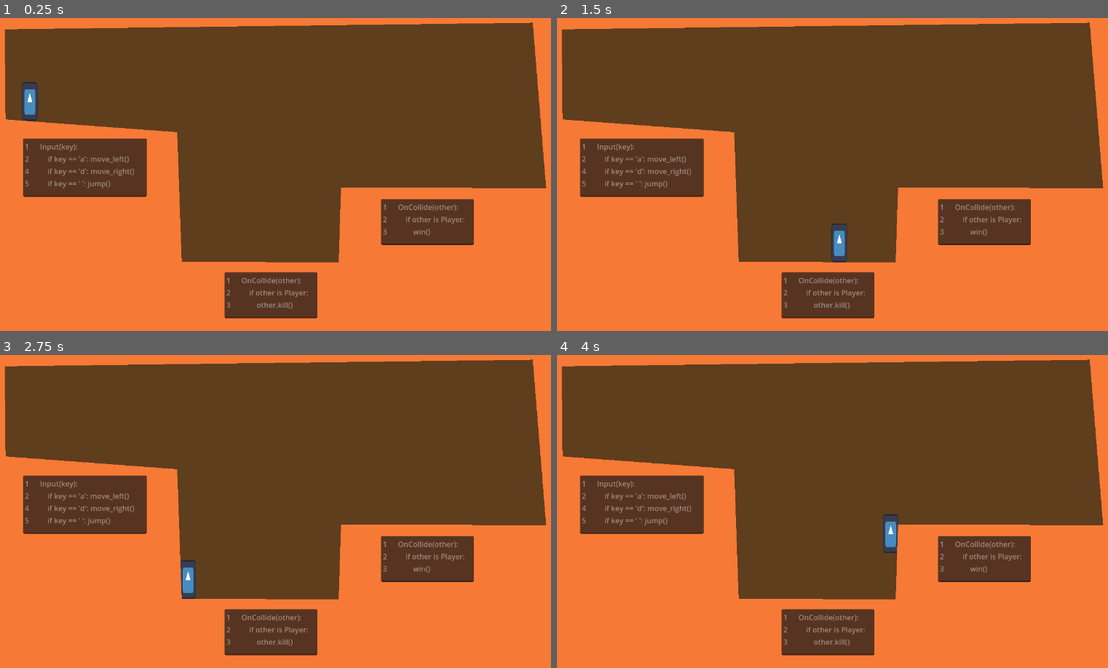
Above: before the commit, frames 1-4 (two rows, left to right).
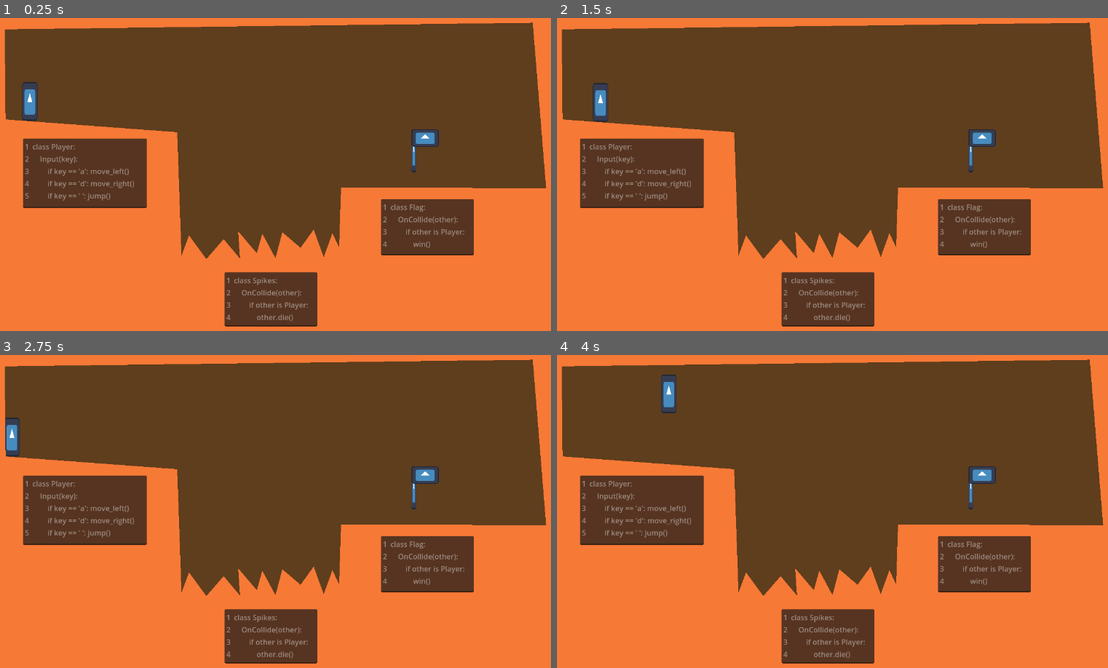
Above: after the commit, the same moments.

Repository: Javachup/godot-prototypes
Game: Godot game, scene res://root.tscn
Two runs of this game, one before a commit and one after it. Both use one fixed random seed, a clock stepped at 60 frames per second and the inputs below. The engine's default icon, where the game draws it, is replaced by a stand-in: a white triangle on a blue panel in a dark square.
Inputs:
- Up to frame 1 (0.25 s): no input
- Up to frame 2 (1.5 s): tap Enter at 0.5 s; hold D from 0.53 s (still down); tap Space at 0.77 s
- Up to frame 3 (2.75 s): tap Space at 1.52 s; release D at 2.03 s; hold A from 2.03 s (still down)
- Up to frame 4 (4 s): release A at 2.78 s; hold D from 2.78 s (still down); tap Space at 3.02, 3.77 s

The runs differ from the first frame. In frame 1, 5.0% of the frame differs, in the area x 4-86%, y 35-99%; in frame 2, 5.5%; in frame 3, 5.5%; in frame 4, 5.7%, in the area x 4-86%, y 6-99%.

Commit message:
adds spikes and flags

Diff:
--- a/srcPlatformer/Objects/Code/code.tscn
+++ b/srcPlatformer/Objects/Code/code.tscn
@@ -1,6 +1,7 @@
 [gd_scene format=3 uid="uid://ud7pyum2w6ac"]
 
 [node name="Code" type="TextEdit"]
+z_index = 1
 offset_right = 204.0
 offset_bottom = 101.0
 size_flags_horizontal = 3
--- /dev/null
+++ b/srcPlatformer/Objects/Flag/flag.gd
@@ -0,0 +1,6 @@
+class_name Flag
+extends Area2D
+
+func _on_body_entered(body):
+	if body is Player:
+		print("Win!")
--- /dev/null
+++ b/srcPlatformer/Objects/Flag/flag.tscn
@@ -0,0 +1,25 @@
+[gd_scene load_steps=4 format=3 uid="uid://ce28ewa5jmhsh"]
+
+[ext_resource type="Script" path="res://Objects/Flag/flag.gd" id="1_tgru7"]
+[ext_resource type="Texture2D" uid="uid://h1xgw68lbqut" path="res://icon.svg" id="1_tuhfq"]
+
+[sub_resource type="CircleShape2D" id="CircleShape2D_04kfo"]
+radius = 52.0096
+
+[node name="Flag" type="Area2D"]
+script = ExtResource("1_tgru7")
+
+[node name="CollisionShape2D" type="CollisionShape2D" parent="."]
+shape = SubResource("CircleShape2D_04kfo")
+
+[node name="Sprite2D" type="Sprite2D" parent="."]
+position = Vector2(-10, 2)
+scale = Vector2(0.078125, 0.734375)
+texture = ExtResource("1_tuhfq")
+
+[node name="Sprite2D" type="Sprite2D" parent="Sprite2D"]
+position = Vector2(320, -38.1277)
+scale = Vector2(6, 0.404255)
+texture = ExtResource("1_tuhfq")
+
+[connection signal="body_entered" from="." to="." method="_on_body_entered"]
--- /dev/null
+++ b/srcPlatformer/Objects/Spikes/spikes.gd
@@ -0,0 +1,5 @@
+extends Area2D
+
+func _on_body_entered(body):
+	if body is Player:
+		(body as Player).die()
--- /dev/null
+++ b/srcPlatformer/Objects/Spikes/spikes.tscn
@@ -0,0 +1,12 @@
+[gd_scene load_steps=2 format=3 uid="uid://chj4r386pli70"]
+
+[ext_resource type="Script" path="res://Objects/Spikes/spikes.gd" id="1_jaysy"]
+
+[node name="Spikes" type="Area2D"]
+script = ExtResource("1_jaysy")
+
+[node name="CollisionPolygon2D" type="CollisionPolygon2D" parent="."]
+
+[node name="Polygon2D" type="Polygon2D" parent="."]
+
+[connection signal="body_entered" from="." to="." method="_on_body_entered"]
--- a/srcPlatformer/Objects/player/player.gd
+++ b/srcPlatformer/Objects/player/player.gd
@@ -1,5 +1,5 @@
+class_name Player
 extends CharacterBody2D
-
 
 const JUMP_KEY = KEY_SPACE
 const LEFT_KEY = KEY_A
@@ -14,9 +14,14 @@
 
 @onready var coyote_timer = %CoyoteTimer
 
+@onready var starting_pos = position
+
 # Get the gravity from the project settings to be synced with RigidBody nodes.
 var gravity = ProjectSettings.get_setting("physics/2d/default_gravity")
 
+func die():
+	print("Ah!")
+	position = starting_pos
 
 func _physics_process(delta):
 	# Add the gravity.
--- a/srcPlatformer/root.tscn
+++ b/srcPlatformer/root.tscn
@@ -1,8 +1,10 @@
-[gd_scene load_steps=4 format=3 uid="uid://otixf6thrwrm"]
+[gd_scene load_steps=6 format=3 uid="uid://otixf6thrwrm"]
 
 [ext_resource type="PackedScene" uid="uid://bd57d7g27nh71" path="res://Objects/player/player.tscn" id="1_ctvmj"]
 [ext_resource type="PackedScene" uid="uid://diq480kerq681" path="res://Objects/Wall/Wall.tscn" id="2_osqa0"]
 [ext_resource type="PackedScene" uid="uid://ud7pyum2w6ac" path="res://Objects/Code/code.tscn" id="3_yrfv7"]
+[ext_resource type="PackedScene" uid="uid://chj4r386pli70" path="res://Objects/Spikes/spikes.tscn" id="4_hio5a"]
+[ext_resource type="PackedScene" uid="uid://ce28ewa5jmhsh" path="res://Objects/Flag/flag.tscn" id="5_u1yr1"]
 
 [node name="root" type="Node"]
 
@@ -48,27 +50,50 @@
 color = Color(0.97, 0.47821, 0.2134, 1)
 polygon = PackedVector2Array(-94, -32, -46, 562, 328, 422, 254, -132)
 
-[node name="Goal Code" parent="world" instance=ExtResource("3_yrfv7")]
-offset_left = -108.0
-offset_top = 199.0
-offset_right = 96.0
-offset_bottom = 300.0
-
 [node name="PlayerCode" parent="world" instance=ExtResource("3_yrfv7")]
 offset_left = -551.0
 offset_top = -95.0
 offset_right = -279.0
-offset_bottom = 33.0
-text = "1		Input(key):
-2			if key == 'a': move_left()
+offset_bottom = 58.0
+text = "1	class Player:
+2		Input(key):
+3			if key == 'a': move_left()
 4			if key == 'd': move_right()
 5			if key == ' ': jump()"
 
 [node name="SpikesCode" parent="world" instance=ExtResource("3_yrfv7")]
+offset_left = -108.0
+offset_top = 199.0
+offset_right = 96.0
+offset_bottom = 318.0
+text = "1	class Spikes:
+2		OnCollide(other):
+3			if other is Player:
+4				other.die()"
+
+[node name="GoalCode" parent="world" instance=ExtResource("3_yrfv7")]
 offset_left = 236.0
 offset_top = 38.0
 offset_right = 440.0
-offset_bottom = 139.0
-text = "1		OnCollide(other):
-2			if other is Player:
-3				win()"
+offset_bottom = 162.0
+text = "1	class Flag:
+2		OnCollide(other):
+3			if other is Player:
+4				win()"
+
+[node name="Spikes" parent="world" instance=ExtResource("4_hio5a")]
+position = Vector2(-31, 143)
+collision_layer = 4
+
+[node name="CollisionPolygon2D" parent="world/Spikes" index="0"]
+position = Vector2(-11, -29)
+polygon = PackedVector2Array(-191, -7, 215, -9, 212, 87, -194, 89)
+
+[node name="Polygon2D" parent="world/Spikes" index="1"]
+color = Color(0.97, 0.47821, 0.2134, 1)
+polygon = PackedVector2Array(-195, 82, -155, -25, -117, 27, -79, -17, -43, 26, -47, -34, -6, 14, 6, -29, 35, 25, 50, -32, 90, 2, 119, -38, 141, 23, 160, -30, 186, 24, 201, -3, 211, 113)
+
+[node name="Flag" parent="world" instance=ExtResource("5_u1yr1")]
+position = Vector2(318, -70)
+
+[editable path="world/Spikes"]
